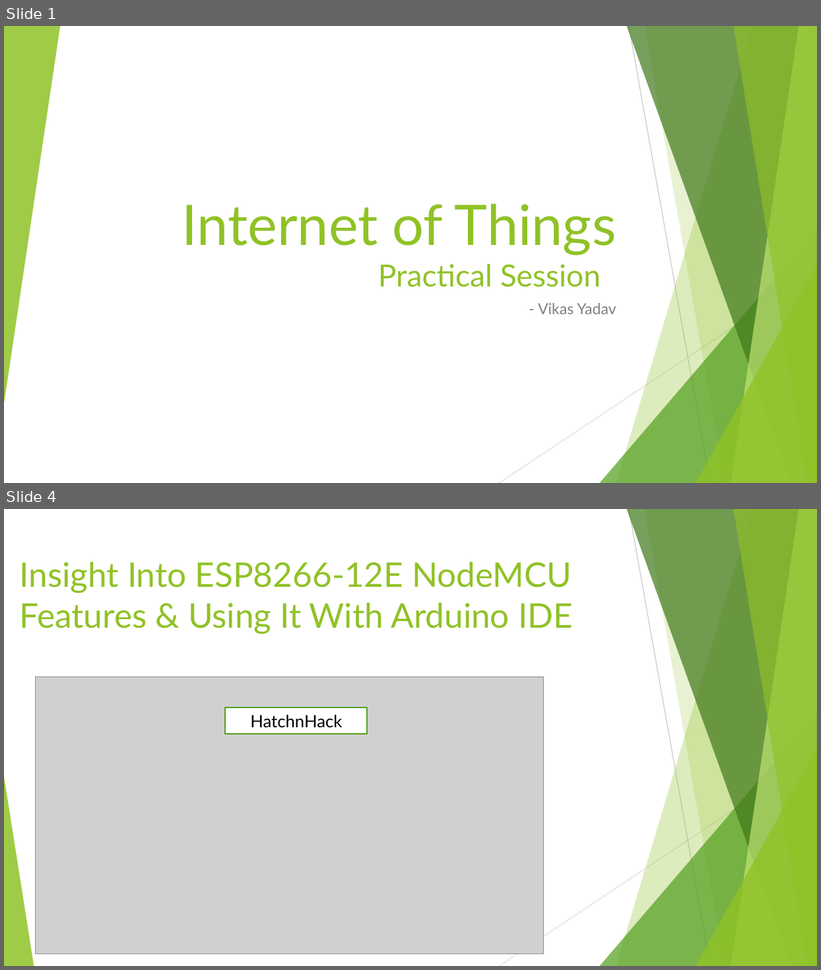
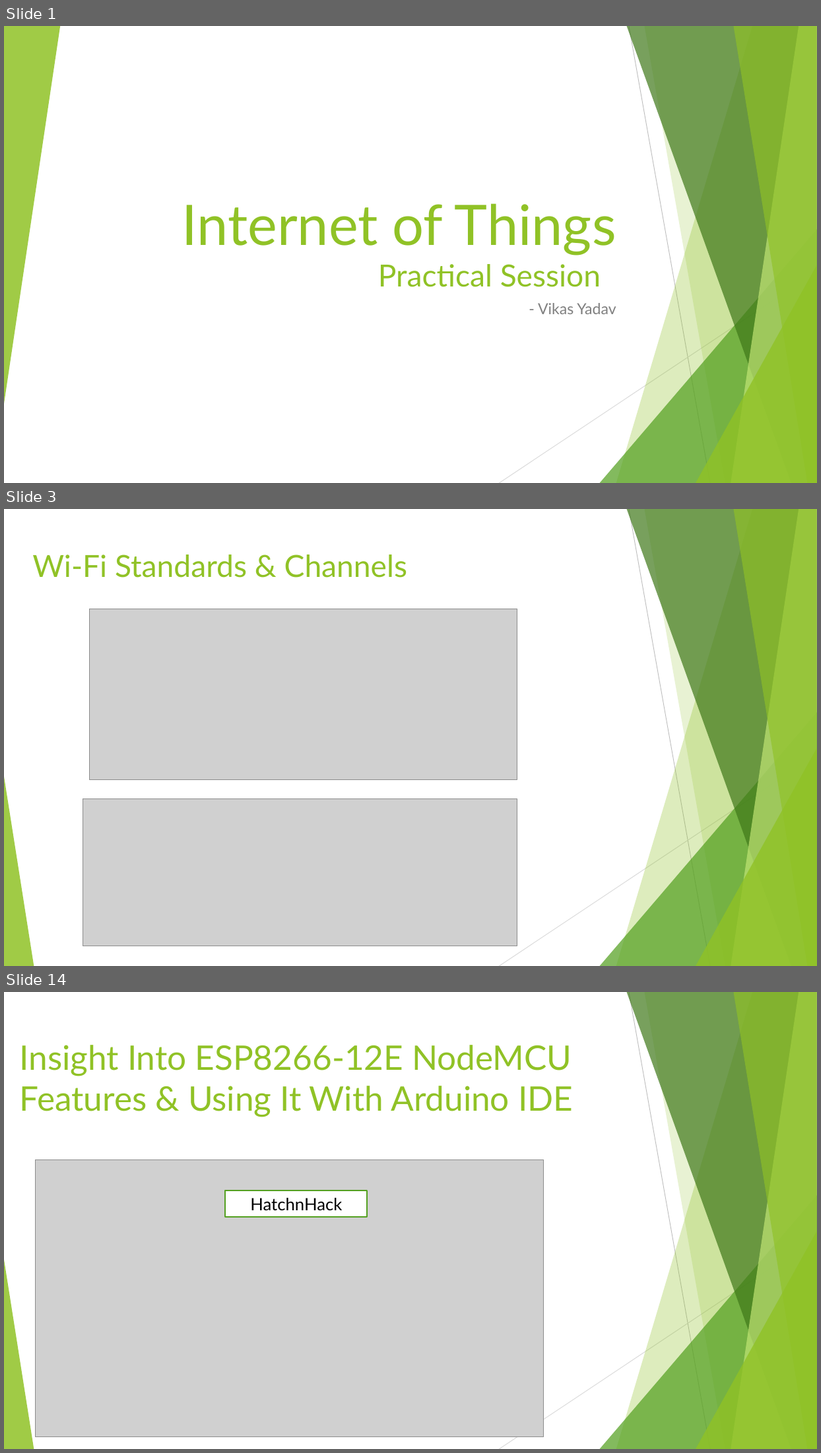
Before and after one commit to vikasyadavnsit/vikasyadavnsit.github.io, a slide deck: Internet of Things.pptx. Shown one above the other, each under a label of ours: slides 1 and 4 before the commit, slides 1, 3 and 14 after it; the slides between them are not shown. The pictures are 821x970 and 821x1453 pixels, drawn with LibreOffice and Linux fonts; fonts in the diff are those of the drawing; grey boxes stand for pictures. Boxes give left, top, right and bottom in pixels: in the first picture for what was removed or moved away, otherwise in the second. Text is boxed around its words. In the diff, an @@ line names an element or a change of style, - is before the commit and + after.

```diff
--- a/Internet of Things.pptx
+++ b/Internet of Things.pptx
@@ slide 3 added at box(4, 509, 817, 966), background #FFFFFF; not listed: 10 template elements that a slide beside it also shows @@
@@ title added at box(32, 555, 407, 578), 36 pt, text #90C226 @@
+Wi-Fi Standards & Channels
@@ picture added at box(89, 609, 517, 780) @@
@@ picture added at box(83, 799, 517, 947) @@
@@ what was slide 4 is now slide 14 @@
```
Also in this commit, not shown: 4 slides changed, 15 other slides added.
